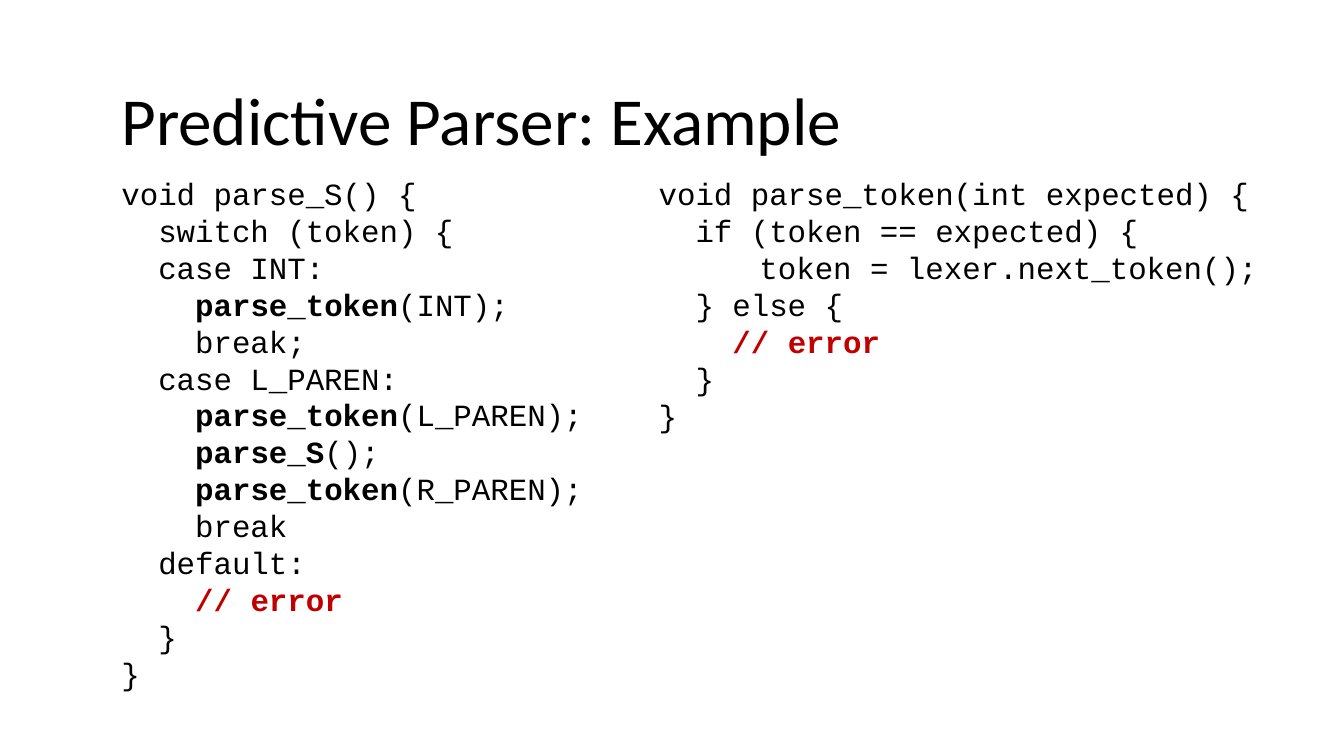
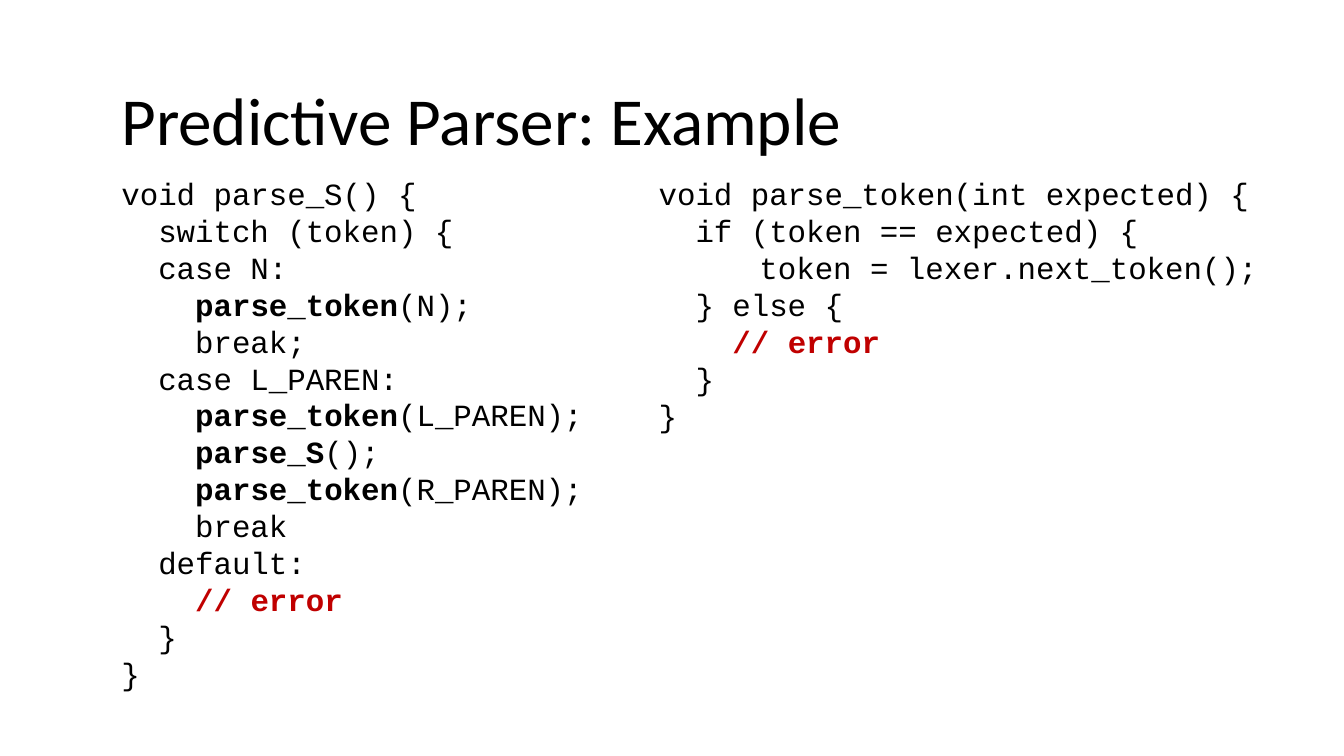
Before and after one commit to nivshani/compilation, a slide deck: slide 32 of slides/top_down_parsing.pptx (slide 33 before the commit). Drawn at 1344x756 pixels with LibreOffice and Linux fonts; fonts in the diff are those of the drawing. Boxes give left, top, right and bottom in pixels: in the first picture for what was removed or moved away, otherwise in the second. Text is boxed around its words. In the diff, an @@ line names an element or a change of style, - is before the commit and + after.

```diff
--- a/slides/top_down_parsing.pptx
+++ b/slides/top_down_parsing.pptx
@@ text at (158,258,472,323): text changed; bold on @@
-case INT:
-parse_token(INT);
+case N:
+parse_token(N);
```
Also in this commit, not shown: 17 other slides changed, 3 slides added, 4 slides removed, 1 other file.
